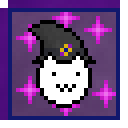
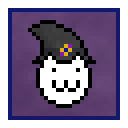
Revision of a layered 128x128 image; what changed, layer by layer:
added layer "Layer #3" above "Layer" over [52, 68, 80, 92]
painted on "Layer" over [52, 72, 80, 92]
hid "glint.png" over [16, 12, 116, 116]
hid "Layer #2" over [0, 0, 120, 120]
